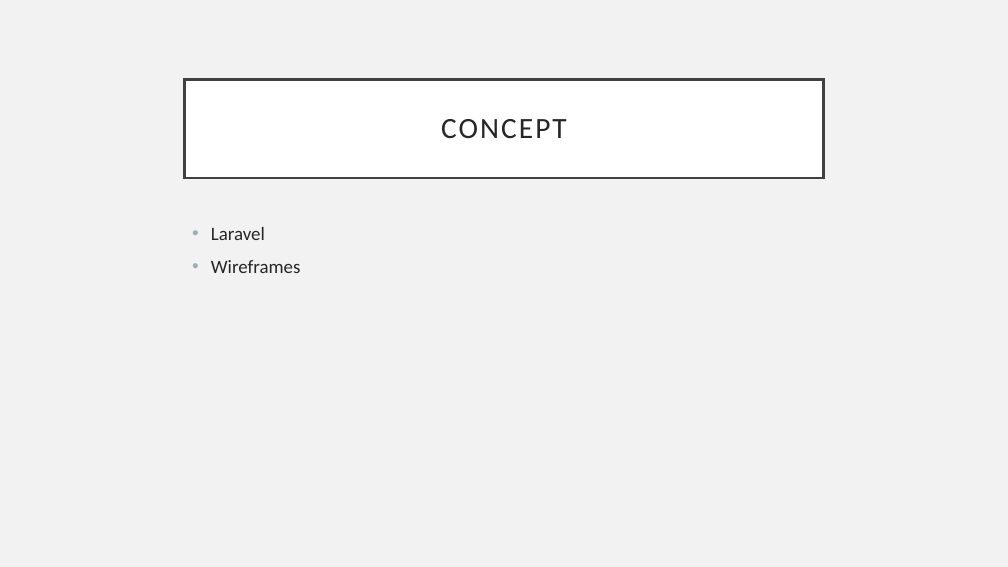
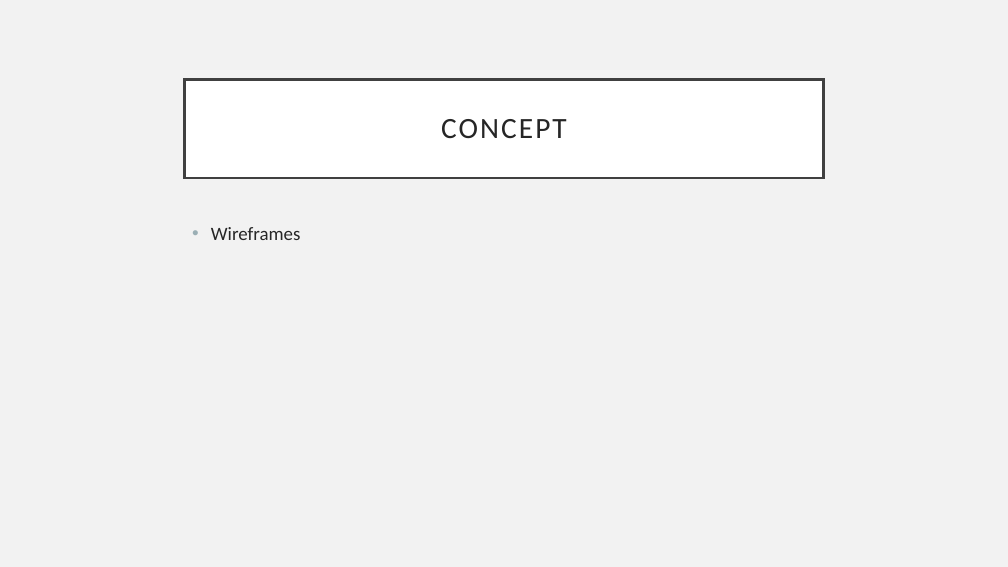
Before and after one commit to LanderVerschueren/Sociale-Innovatie, a slide deck: slide 8 of Senior-Projects/Keuzetool Office Management.pptx. Drawn at 1008x567 pixels with LibreOffice and Linux fonts; fonts in the diff are those of the drawing. Boxes give left, top, right and bottom in pixels: in the first picture for what was removed or moved away, otherwise in the second. Text is boxed around its words. In the diff, an @@ line names an element or a change of style, - is before the commit and + after.

Commit message:
ppt aanpassing concept

```diff
--- a/Senior-Projects/Keuzetool Office Management.pptx
+++ b/Senior-Projects/Keuzetool Office Management.pptx
@@ text at box(211, 227, 265, 240): paragraph removed @@
-• Laravel
```
